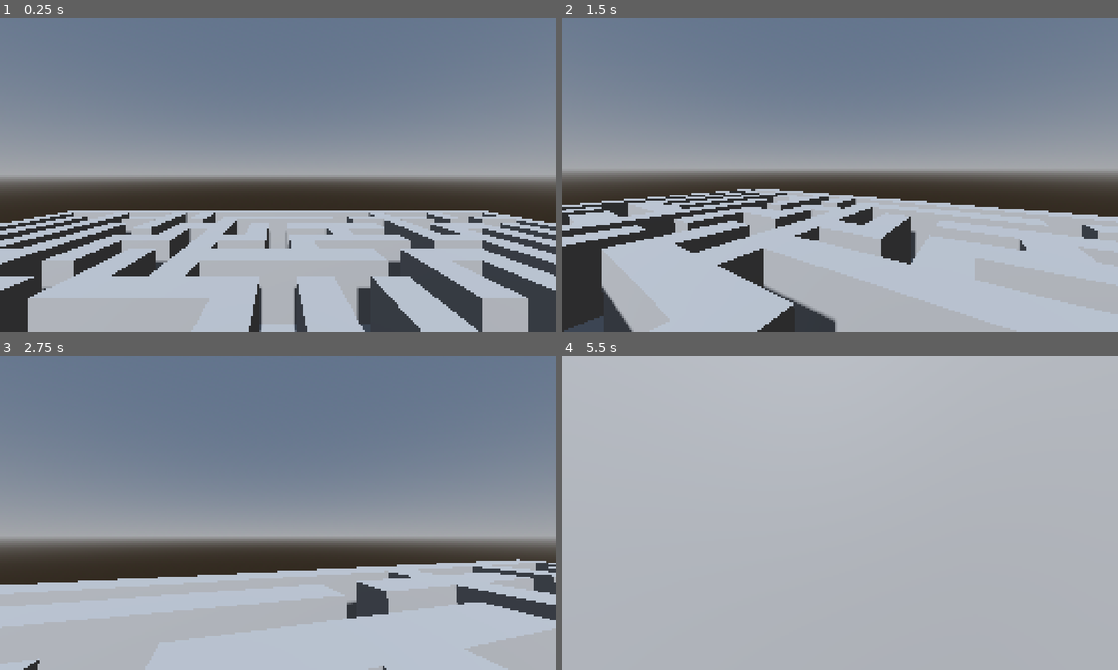
Above: before the commit, frames 1-4 (two rows, left to right).
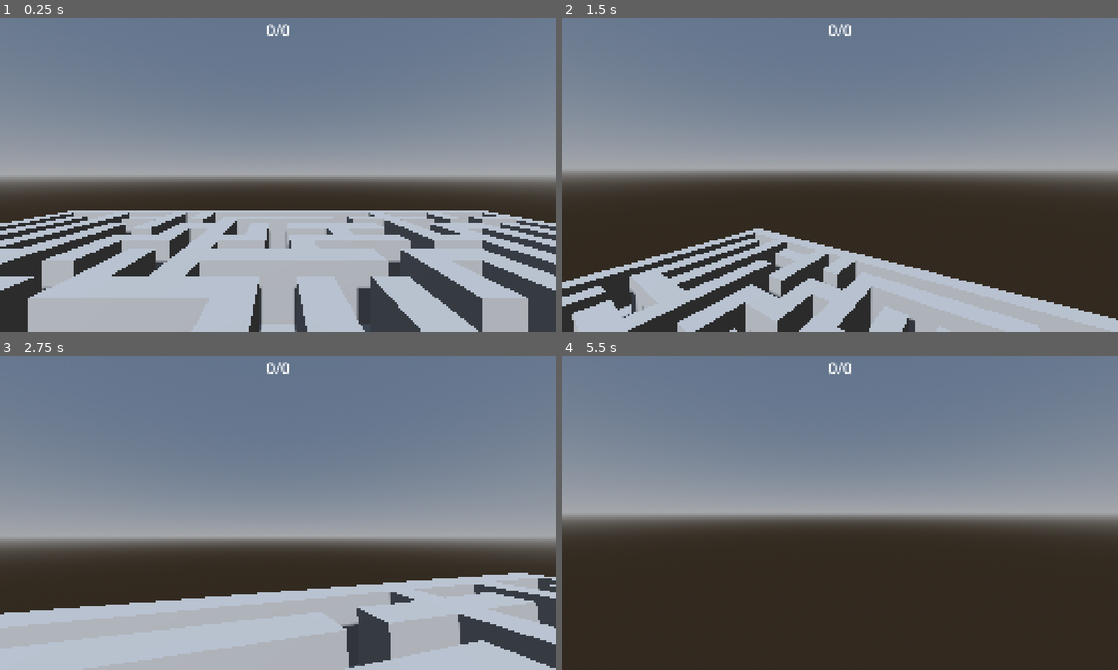
Above: after the commit, the same moments.

Repository: frenchcast1234/dont-look
Game: Godot game, scene res://src/game/game.tscn
Two runs of this game, one before a commit and one after it. Both use one fixed random seed, a clock stepped at 60 frames per second and the inputs below.
Inputs (mouse positions are in pixels of both pictures, inside the frame that each line leads up to):
- Up to frame 1 (0.25 s): no input
- Up to frame 2 (1.5 s): tap Enter at 0.5 s; move the mouse to (867, 175) at 0.52 s; hold W (forward) from 0.53 s (still down); tap Space (jump) at 0.6, 0.77, 1.07, 1.35 s; move the mouse to (812, 175) at 1.27 s
- Up to frame 3 (2.75 s): keep holding W (forward); tap Space (jump) at 1.52, 1.82, 2.1 s; move the mouse to (289, 506) at 2.02 s
- Up to frame 4 (5.5 s): keep holding W (forward); move the mouse to (834, 519) at 2.77 s; tap Space (jump) at 2.85, 3.02, 3.32, 3.6, 3.77, 4.07, 4.35, 4.52, 4.82, 5.1 s; move the mouse to (878, 516) at 3.52 s; move the mouse to (795, 509) at 4.27 s; move the mouse to (845, 513) at 5.02 s

The runs differ from the first frame. In frame 1, less than 0.1% of the frame differs, in the area x 48-52%, y 1-6%; in frame 2, 23%; in frame 3, 11%; in frame 4, 96%, in the area x 0-100%, y 0-100%.

Commit message:
Objets à collecter

Diff:
--- a/src/game/game.gd
+++ b/src/game/game.gd
@@ -2,8 +2,11 @@
 
 @export var grid_size: int = 30
 @export var wall_scene: PackedScene
+@export var object_scene: PackedScene
+var collected: int = 0
+var to_collect: int = 5
 
-func generate_grid(size: int) -> Array:
+func generate_grid(size: int, objects: int) -> Array:
 	var grid := []
 	var nb: int = 0
 
@@ -50,18 +53,41 @@
 				if row[k] == nb:
 					row[k] = grid[x][y]
 		types -= 1
+
+	var placed: int = 0
+	while placed < objects:
+		var x: int = (randi() % (size * 2 - 1)) + 1
+		var y: int = (randi() % (size * 2 - 1)) + 1
+		if grid[x][y] == -1 or grid[x][y] == -2:
+			continue
+		grid[x][y] = -2
+		placed += 1
+
 	return grid
 
 func _ready() -> void:
-	var grid := generate_grid(grid_size)
+	var grid := generate_grid(grid_size, to_collect)
 	for i in range(grid_size * 2 + 1):
 		for j in range(grid_size * 2 + 1):
-			if grid[i][j] != -1:
-				continue
-			var wall: StaticBody3D = wall_scene.instantiate()
-			wall.position = Vector3(
-				i - grid_size,
-				1.5,
-				j - grid_size
-			)
-			$Walls.add_child(wall)
+			if grid[i][j] == -1:
+				var wall: StaticBody3D = wall_scene.instantiate()
+				wall.position = Vector3(
+					i - grid_size,
+					1.5,
+					j - grid_size
+				)
+				$Walls.add_child(wall)
+			elif grid[i][j] == -2:
+				var obj: StaticBody3D = object_scene.instantiate()
+				obj.position = Vector3(
+					i - grid_size,
+					1.5,
+					j - grid_size
+				)
+				$Objects.add_child(obj)
+
+func _on_area_3d_body_entered(body: Node3D) -> void:
+	if body.is_in_group("obj"):
+		body.queue_free()
+		collected += 1
+		$CanvasLayer/Collected.text = "%d/%d" % [collected, to_collect]
--- a/src/game/game.tscn
+++ b/src/game/game.tscn
@@ -3,6 +3,7 @@
 [ext_resource type="Script" uid="uid://dt4oq58gly56u" path="res://src/game/game.gd" id="1_qnjlk"]
 [ext_resource type="PackedScene" uid="uid://cdcx266qq3g4k" path="res://src/game/wall.tscn" id="2_kgj8g"]
 [ext_resource type="Script" uid="uid://b7vo03ppvyatm" path="res://src/game/player.gd" id="2_s6lek"]
+[ext_resource type="PackedScene" uid="uid://ps2a16r6cmep" path="res://src/game/object.tscn" id="3_l80un"]
 
 [sub_resource type="ProceduralSkyMaterial" id="ProceduralSkyMaterial_7grgb"]
 
@@ -28,6 +29,7 @@
 script = ExtResource("1_qnjlk")
 grid_size = 15
 wall_scene = ExtResource("2_kgj8g")
+object_scene = ExtResource("3_l80un")
 
 [node name="WorldEnvironment" type="WorldEnvironment" parent="." unique_id=1123099634]
 environment = SubResource("Environment_2wf1j")
@@ -56,8 +58,34 @@
 [node name="Camera3D" type="Camera3D" parent="Player/Head" unique_id=1084425687]
 current = true
 
+[node name="Area3D" type="Area3D" parent="Player" unique_id=435008132]
+collision_layer = 0
+collision_mask = 2
+
+[node name="CollisionShape3D" type="CollisionShape3D" parent="Player/Area3D" unique_id=197309040]
+shape = SubResource("CapsuleShape3D_xxpmf")
+
 [node name="SunLight" type="DirectionalLight3D" parent="." unique_id=1033124553]
 transform = Transform3D(1, 0, 0, 0, 0.7071068, 0.7071068, 0, -0.7071068, 0.7071068, 0, 32, 32)
 shadow_enabled = true
 
 [node name="Walls" type="Node3D" parent="." unique_id=581190974]
+
+[node name="Objects" type="Node3D" parent="." unique_id=64769581]
+
+[node name="CanvasLayer" type="CanvasLayer" parent="." unique_id=328419459]
+
+[node name="Collected" type="Label" parent="CanvasLayer" unique_id=378927734]
+anchors_preset = 5
+anchor_left = 0.5
+anchor_right = 0.5
+offset_left = -389.5
+offset_right = 389.5
+offset_bottom = 101.0
+grow_horizontal = 2
+theme_override_font_sizes/font_size = 64
+text = "0/0"
+horizontal_alignment = 1
+vertical_alignment = 1
+
+[connection signal="body_entered" from="Player/Area3D" to="." method="_on_area_3d_body_entered"]
--- /dev/null
+++ b/src/game/object.tscn
@@ -0,0 +1,18 @@
+[gd_scene format=3 uid="uid://ps2a16r6cmep"]
+
+[sub_resource type="StandardMaterial3D" id="StandardMaterial3D_xxpmf"]
+albedo_color = Color(1, 1, 0.26666668, 1)
+
+[sub_resource type="SphereShape3D" id="SphereShape3D_2wf1j"]
+radius = 0.25
+
+[node name="Object" type="StaticBody3D" unique_id=1637770372 groups=["obj"]]
+collision_layer = 2
+collision_mask = 0
+
+[node name="CSGSphere3D" type="CSGSphere3D" parent="." unique_id=1169028938]
+radius = 0.25
+material = SubResource("StandardMaterial3D_xxpmf")
+
+[node name="CollisionShape3D" type="CollisionShape3D" parent="." unique_id=1631963203]
+shape = SubResource("SphereShape3D_2wf1j")
--- a/src/game/player.gd
+++ b/src/game/player.gd
@@ -2,7 +2,7 @@
 
 @export var speed: float = 280
 @export var mouse_sensitivity: float = 0.005
-@export var jump_velocity: float = 280
+@export var jump_velocity: float = 600
 @export var gravity: float = 9.8
 
 var head: Node3D
Not shown, changed: README.md
